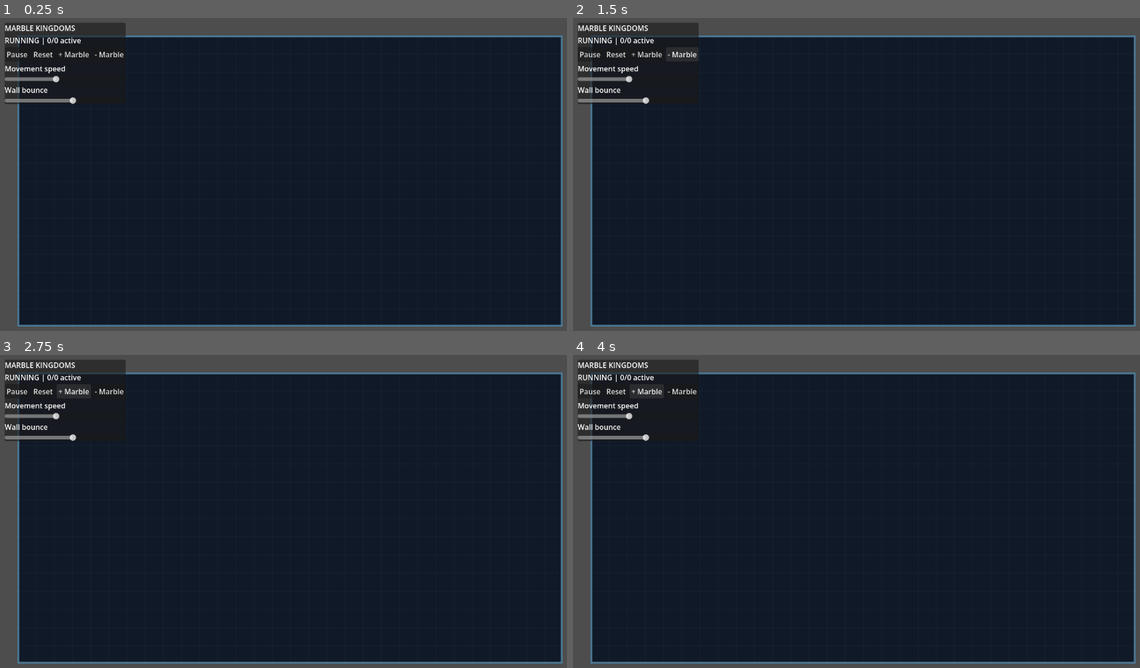
Above: before the commit, frames 1-4 (two rows, left to right).
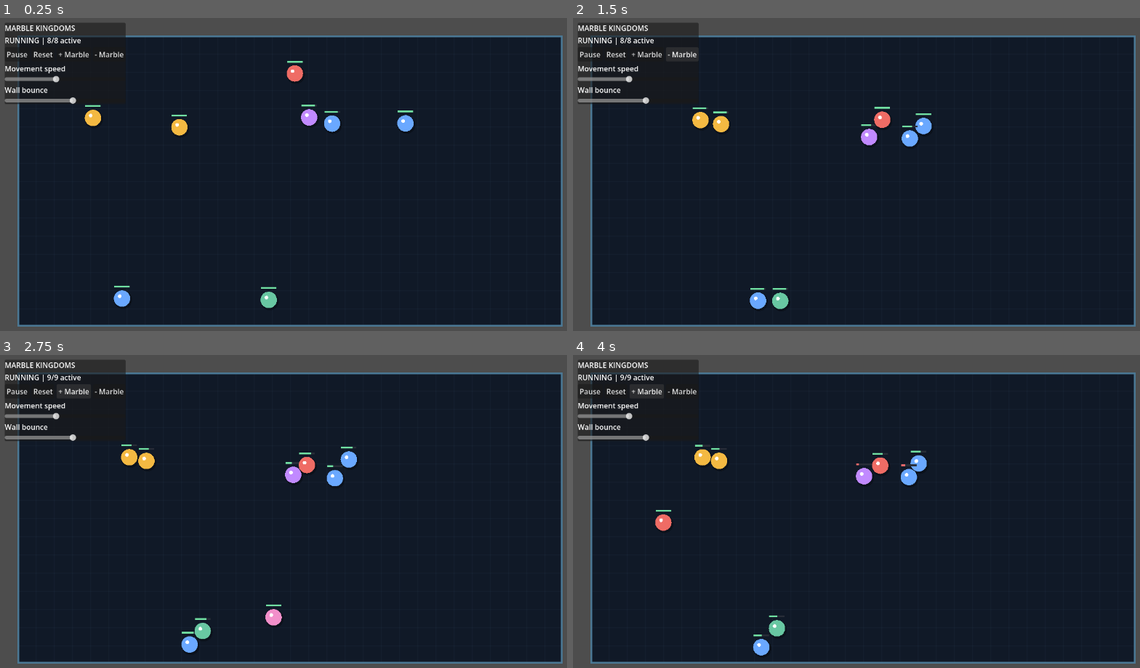
Above: after the commit, the same moments.

Repository: jamestrevonnop-oss/Marble-simulation
Game: Godot game, scene res://scenes/main.tscn
Same seed, same stepped clock (60 frames per second), same inputs: the game is played once before the commit and once after it.
Inputs:
- Up to frame 1 (0.25 s): no input
- Up to frame 2 (1.5 s): click "+ Marble" at 0.5 s; click "- Marble" at 1.25 s
- Up to frame 3 (2.75 s): click "+ Marble" at 2 s
- Up to frame 4 (4 s): click "- Marble" at 2.75 s; click "+ Marble" at 3.5 s

The runs differ from the first frame. In frame 1, 1.1% of the frame differs, in the area x 8-73%, y 6-93%; in frame 2, 1.1%; in frame 3, 1.2%, in the area x 8-63%, y 6-96%; in frame 4, 1.2%.
Error before the commit: Parse Error: Cannot infer the type of "desired" variable because the value doesn't have a set type. (res://scripts/marble/marble_controller.gd:45)

Commit message:
Fix marble movement vector type

Diff:
--- a/scripts/marble/marble_controller.gd
+++ b/scripts/marble/marble_controller.gd
@@ -42,7 +42,7 @@
     if is_instance_valid(target) and not target.eliminated:
         var offset: Vector2 = target.global_position - global_position
         if offset.length() > stats.attack_range:
-            var desired := offset.normalized() * physics_config.move_speed
+            var desired: Vector2 = offset.normalized() * physics_config.move_speed
             apply_central_force((desired - linear_velocity) * 5.0)
         elif attack_timer <= 0.0 and offset.length() <= stats.attack_range + target.stats.radius:
             target.receive_damage(stats.attack_damage)
